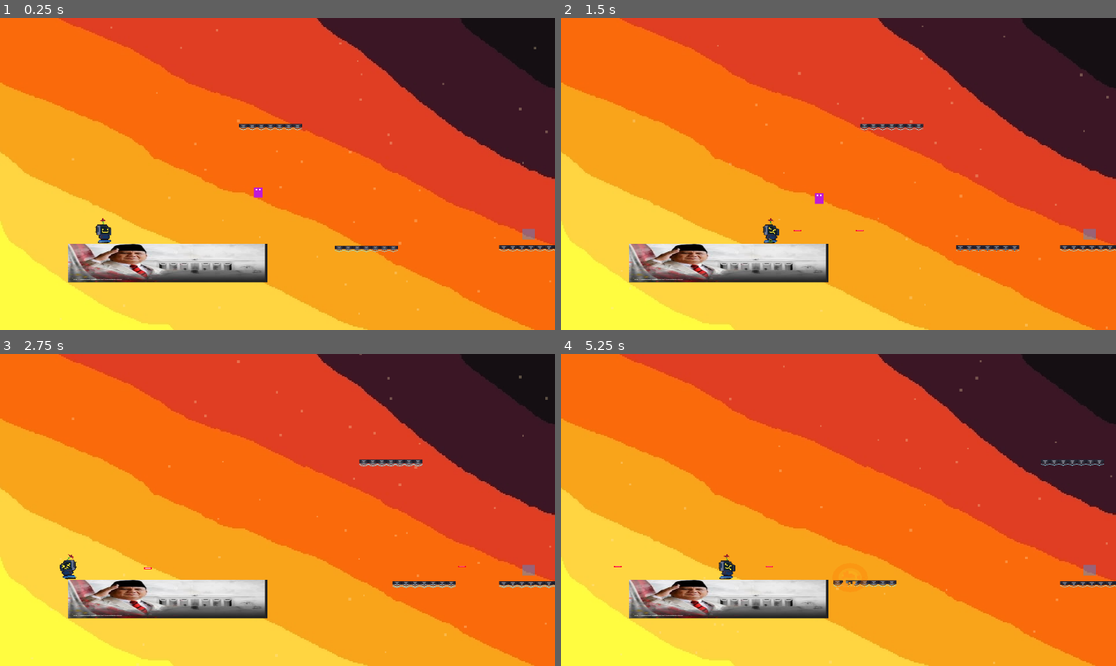
Above: before the commit, frames 1-4 (two rows, left to right).
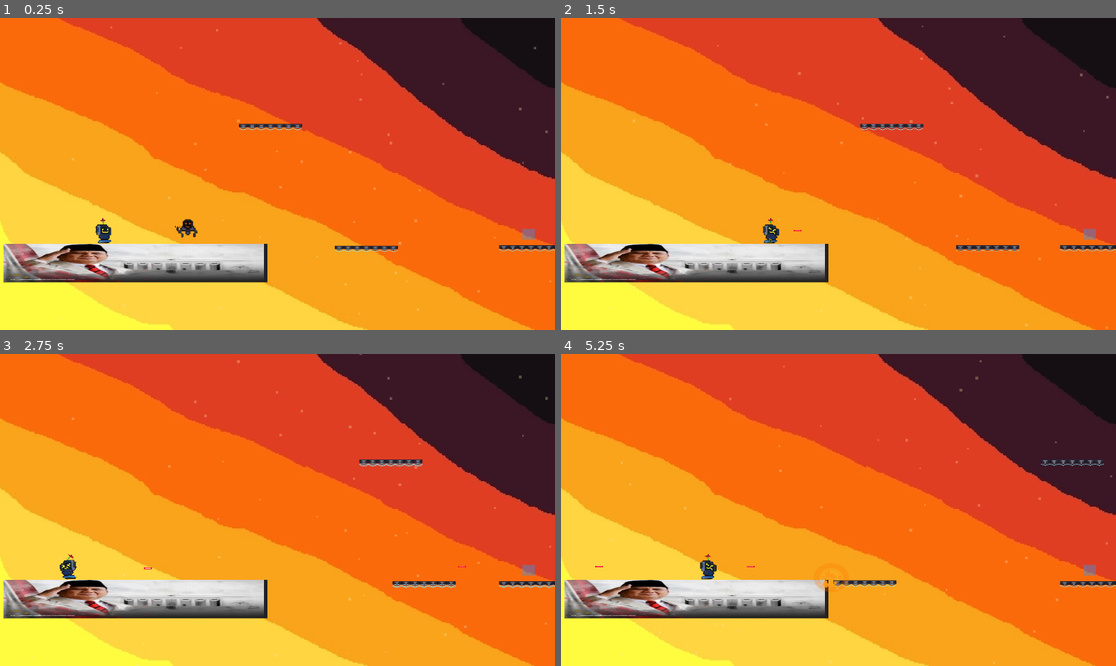
Above: after the commit, the same moments.

Repository: rafiathallah3/Reverse-Poppy
Game: Godot game, scene res://game_manager.tscn
The game is run twice, just before and just after one commit, with the same random seed, the same clock (stepped at 60 frames per second) and the same inputs.
Inputs (mouse positions are in pixels of both pictures, inside the frame that each line leads up to):
- Up to frame 1 (0.25 s): no input
- Up to frame 2 (1.5 s): tap Enter at 0.5 s; move the mouse to (960, 158) at 0.52 s; hold F (grenade) 0.53-1.28 s; hold D (move_right) from 0.53 s (still down); click (960, 158) at 0.67 s; tap Space (jump) at 0.77 s; move the mouse to (727, 189) at 1.27 s; tap E (shoot) at 1.35 s
- Up to frame 3 (2.75 s): tap Space (jump) at 1.52 s; move the mouse to (333, 441) at 2.02 s; release D (move_right) at 2.03 s; hold A (move_left) from 2.03 s (still down); tap Enter at 2.1 s
- Up to frame 4 (5.25 s): move the mouse to (810, 572) at 2.77 s; release A (move_left) at 2.78 s; hold D (move_right) 2.78-4.28 s; tap Keypad Enter at 2.85 s; click (810, 572) at 2.92 s; tap Space (jump) at 3.02, 3.77, 4.52 s; move the mouse to (1005, 556) at 3.52 s; hold F (grenade) 3.53-4.28 s; move the mouse to (672, 463) at 4.27 s; hold A (move_left) 4.28-5.03 s; tap E (shoot) at 4.35 s; move the mouse to (866, 510) at 5.02 s; hold D (move_right) from 5.03 s (still down); tap Enter at 5.1 s; click (866, 510) at 5.17 s

The runs differ from the first frame. In frame 1, 3.5% of the frame differs, in the area x 0-48%, y 54-85%; in frame 2, 3.4%; in frame 3, 3.3%; in frame 4, 3.8%, in the area x 0-56%, y 64-85%.

Commit message:
Adding enemies model, Changing enemies movement, Modify the hitbox enemies has

Diff:
--- a/game_manager.tscn
+++ b/game_manager.tscn
@@ -13,6 +13,7 @@
 [ext_resource type="Texture2D" uid="uid://ctcfr1j0b1w60" path="res://assets/Poppywalk.png" id="11_poppy_walk"]
 [ext_resource type="Script" uid="uid://cn1ot6tui6pkd" path="res://scripts/Killzone.gd" id="12_le433"]
 [ext_resource type="Texture2D" uid="uid://cnopcenrf4k8j" path="res://assets/campfire.png" id="13_2tadr"]
+[ext_resource type="Texture2D" uid="uid://c5fl3vpyxi7ll" path="res://assets/enemies.png" id="14_tmn8n"]
 
 [sub_resource type="AtlasTexture" id="AtlasTexture_idle_1"]
 atlas = ExtResource("10_poppy_idle")
@@ -73,7 +74,7 @@
 size = Vector2(77.272675, 133)
 
 [sub_resource type="RectangleShape2D" id="RectangleShape2D_8jrwq"]
-size = Vector2(936, 225)
+size = Vector2(1246.5455, 225)
 
 [sub_resource type="AtlasTexture" id="AtlasTexture_platform_1"]
 atlas = ExtResource("2_o2178")
@@ -104,10 +105,32 @@
 radius = 60.0
 
 [sub_resource type="RectangleShape2D" id="RectangleShape2D_enemy"]
-size = Vector2(40, 60)
+size = Vector2(120.454544, 94.44437)
 
 [sub_resource type="RectangleShape2D" id="RectangleShape2D_2tadr"]
-size = Vector2(40.909073, 61.111183)
+size = Vector2(120.45456, 94.44435)
+
+[sub_resource type="AtlasTexture" id="AtlasTexture_f0lch"]
+atlas = ExtResource("14_tmn8n")
+region = Rect2(5, 0, 51, 60)
+
+[sub_resource type="AtlasTexture" id="AtlasTexture_lx373"]
+atlas = ExtResource("14_tmn8n")
+region = Rect2(61, 0, 51, 60)
+
+[sub_resource type="SpriteFrames" id="SpriteFrames_tmn8n"]
+animations = [{
+"frames": [{
+"duration": 1.0,
+"texture": SubResource("AtlasTexture_f0lch")
+}, {
+"duration": 1.0,
+"texture": SubResource("AtlasTexture_lx373")
+}],
+"loop": true,
+"name": &"default",
+"speed": 5.0
+}]
 
 [sub_resource type="ShaderMaterial" id="ShaderMaterial_glitch"]
 shader = ExtResource("9_shader")
@@ -146,6 +169,20 @@
 "loop": true,
 "name": &"default",
 "speed": 8.0
+}]
+
+[sub_resource type="SpriteFrames" id="SpriteFrames_s6dek"]
+animations = [{
+"frames": [{
+"duration": 1.0,
+"texture": SubResource("AtlasTexture_f0lch")
+}, {
+"duration": 1.0,
+"texture": SubResource("AtlasTexture_lx373")
+}],
+"loop": true,
+"name": &"default",
+"speed": 4.0
 }]
 
 [node name="GameManager" type="Node2D" unique_id=323088821]
@@ -204,12 +241,12 @@
 metadata/_edit_group_ = true
 
 [node name="Sprite2D" type="Sprite2D" parent="StaticBody2D" unique_id=1025361402]
-position = Vector2(-94.37499, 184.00002)
-scale = Vector2(0.87838465, 0.37)
+position = Vector2(-247.13638, 184.00002)
+scale = Vector2(1.1636534, 0.37)
 texture = ExtResource("4_shwjl")
 
 [node name="CollisionShape2D" type="CollisionShape2D" parent="StaticBody2D" unique_id=726054451]
-position = Vector2(-94, 185.5)
+position = Vector2(-249.2727, 185.5)
 shape = SubResource("RectangleShape2D_8jrwq")
 metadata/_edit_group_ = true
 
@@ -414,10 +451,10 @@
 [node name="TimeUiCanvas" type="CanvasLayer" parent="." unique_id=1267792695]
 
 [node name="ControlPanel" type="Panel" parent="TimeUiCanvas" unique_id=1350763413]
-offset_left = 376.0
-offset_top = 448.0
-offset_right = 776.0
-offset_bottom = 608.0
+offset_left = 427.0
+offset_top = 17.0
+offset_right = 827.0
+offset_bottom = 177.0
 
 [node name="VBoxContainer" type="VBoxContainer" parent="TimeUiCanvas/ControlPanel" unique_id=634306256]
 layout_mode = 1
@@ -467,36 +504,25 @@
 text = "RESUME"
 
 [node name="Enemy1" type="CharacterBody2D" parent="." unique_id=548338183]
-position = Vector2(300, -300)
+position = Vector2(-184.0909, -74.99997)
 script = ExtResource("7_enemy")
 metadata/_edit_group_ = true
 
-[node name="BodyVisual" type="ColorRect" parent="Enemy1" unique_id=1356572107]
-offset_left = -20.0
-offset_top = -30.0
-offset_right = 20.0
-offset_bottom = 30.0
-color = Color(0.75, 0.1, 0.85, 1)
-
-[node name="EyeLeft" type="ColorRect" parent="Enemy1" unique_id=470426789]
-offset_left = -12.0
-offset_top = -22.0
-offset_right = -4.0
-offset_bottom = -14.0
-
-[node name="EyeRight" type="ColorRect" parent="Enemy1" unique_id=645384616]
-offset_left = 4.0
-offset_top = -22.0
-offset_right = 12.0
-offset_bottom = -14.0
-
 [node name="CollisionShape2D" type="CollisionShape2D" parent="Enemy1" unique_id=785727833]
+position = Vector2(60.227295, 75)
 shape = SubResource("RectangleShape2D_enemy")
 
 [node name="Hitbox (To hurt Player)" type="Area2D" parent="Enemy1" unique_id=797150226]
 
 [node name="CollisionShape2D" type="CollisionShape2D" parent="Enemy1/Hitbox (To hurt Player)" unique_id=132669540]
+position = Vector2(60.227295, 75)
 shape = SubResource("RectangleShape2D_2tadr")
+
+[node name="AnimatedSprite2D" type="AnimatedSprite2D" parent="Enemy1" unique_id=1516295921]
+position = Vector2(65.65912, 82.22223)
+scale = Vector2(3.5748675, 3.740741)
+sprite_frames = SubResource("SpriteFrames_tmn8n")
+frame_progress = 0.6109915
 
 [node name="TimeGlitchCanvas" type="CanvasLayer" parent="." unique_id=987293820]
 layer = 10
@@ -522,12 +548,17 @@
 
 [node name="Node2D" type="Node2D" parent="." unique_id=19900476]
 
-[node name="AnimatedSprite2D" type="AnimatedSprite2D" parent="Node2D" unique_id=100416031]
+[node name="Campfire" type="AnimatedSprite2D" parent="Node2D" unique_id=100416031]
 position = Vector2(-1027.2727, -197.22223)
 scale = Vector2(4.299716, 4.2193975)
 sprite_frames = SubResource("SpriteFrames_lx373")
-frame = 2
-frame_progress = 0.08449132
+frame_progress = 0.33898234
+
+[node name="EnemiesIdle" type="AnimatedSprite2D" parent="Node2D" unique_id=179487245]
+position = Vector2(-1043.1819, -469.44446)
+scale = Vector2(3.8373425, 3.791667)
+sprite_frames = SubResource("SpriteFrames_s6dek")
+frame_progress = 0.8457646
 
 [connection signal="body_entered" from="Enemy1/Hitbox (To hurt Player)" to="Enemy1" method="_on_hitbox_to_hurt_player_body_entered"]
 [connection signal="body_entered" from="Area2D (Death Area)" to="Area2D (Death Area)" method="_on_body_entered"]
--- a/scripts/enemy.gd
+++ b/scripts/enemy.gd
@@ -15,7 +15,7 @@
 func _physics_process(delta: float) -> void:
 	# Smooth sinusoidal floating motion — no gravity
 	time_elapsed += delta
-	position.y = spawn_position.y + sin(time_elapsed * float_speed * TAU) * float_amplitude
+	position.x = spawn_position.x + sin(time_elapsed * float_speed * TAU) * float_amplitude
 
 func take_damage(_amount: int) -> void:
 	_spawn_death_effect()
Binary file added: assets/enemies.png
Not shown, added: assets/enemies.png.import
